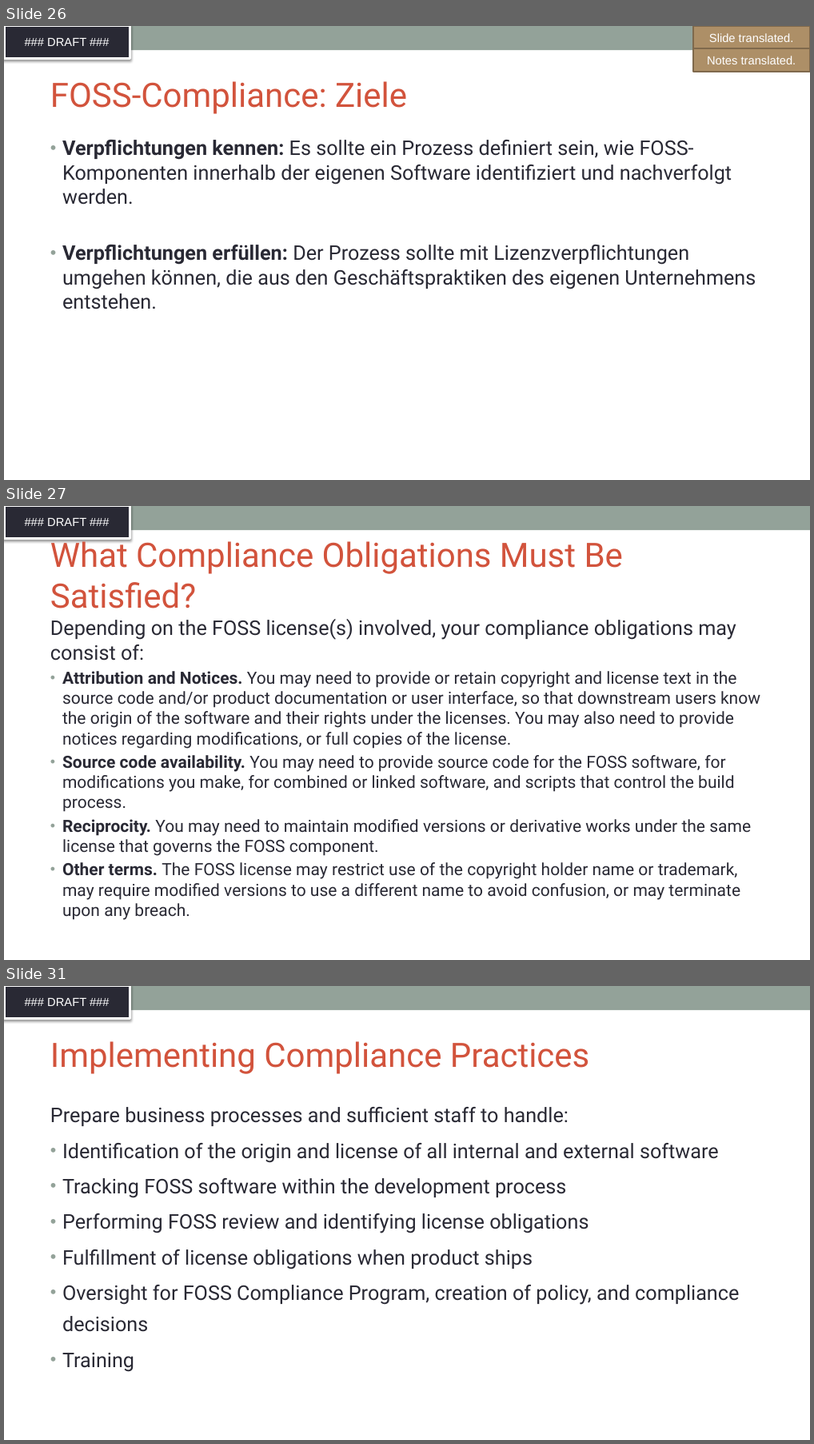
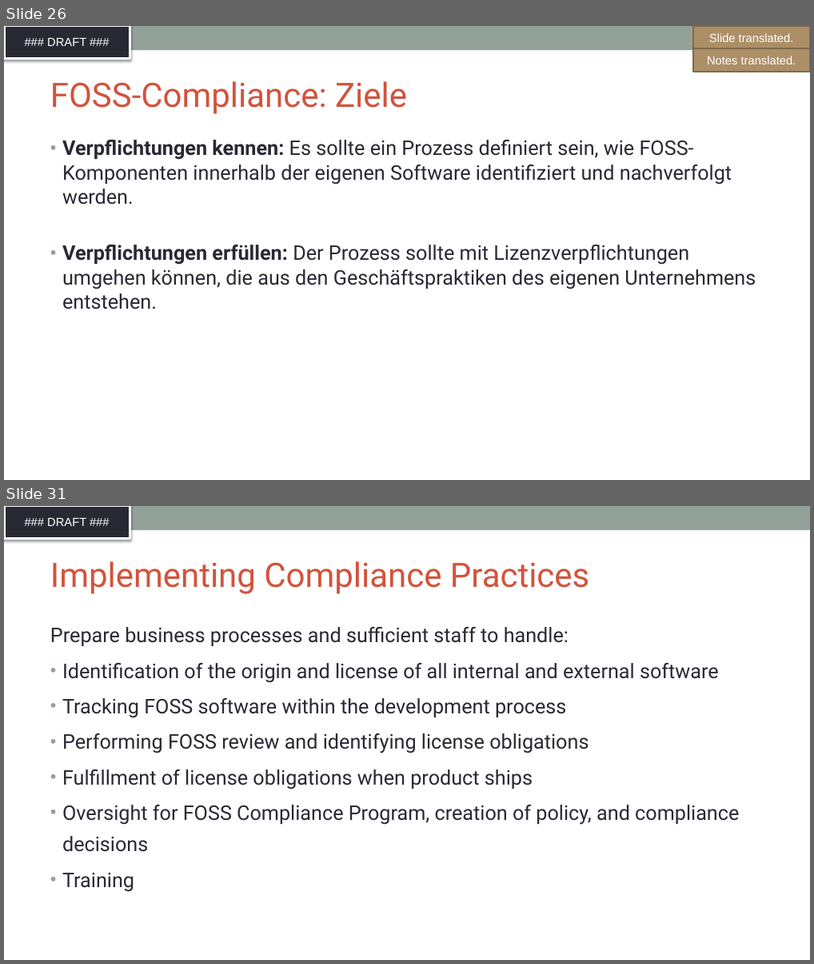
Before and after one commit to SThanheiser/curriculum, a slide deck: translation-DE/slides/DFT_openchain-curriculum-for-1-1_GER.pptx. Shown one above the other, each under a label of ours: slides 26, 27 and 31 before the commit, slides 26 and 31 after it; the slides between them are not shown. The pictures are 814x1444 and 814x964 pixels, drawn with LibreOffice and Linux fonts; fonts in the diff are those of the drawing; background and template pictures are left out. Boxes give left, top, right and bottom in pixels: in the first picture for what was removed or moved away, otherwise in the second. Text is boxed around its words. In the diff, an @@ line names an element or a change of style, - is before the commit and + after.

Commit message:
translation of slides 27-30, 35

```diff
--- a/translation-DE/slides/DFT_openchain-curriculum-for-1-1_GER.pptx
+++ b/translation-DE/slides/DFT_openchain-curriculum-for-1-1_GER.pptx
@@ slide 27 removed at <box>4,506,810,960</box>, background #FFFFFF; not listed: 2 template elements that a slide beside it also shows @@
@@ title removed at <box>50,536,623,608</box> @@
-What Compliance Obligations Must Be Satisfied?
@@ text removed at <box>50,619,761,920</box> @@
-Depending on the FOSS license(s) involved, your compliance obligations may consist of:
-• Attribution and Notices. You may need to provide or retain copyright and license text in the source code and/or product documentation or user interface, so that downstream users know the origin of the software and their rights under the licenses. You may also need to provide notices regarding modifications, or full copies of the license.
-• Source code availability. You may need to provide source code for the FOSS software, for modifications you make, for combined or linked software, and scripts that control the build process.
-• Reciprocity. You may need to maintain modified versions or derivative works under the same license that governs the FOSS component.
-• Other terms. The FOSS license may restrict use of the copyright holder name or trademark, may require modified versions to use a different name to avoid confusion, or may terminate upon any breach.
```
Also in this commit, not shown: 2 slides changed, 3 slides added, 2 other slides removed.
